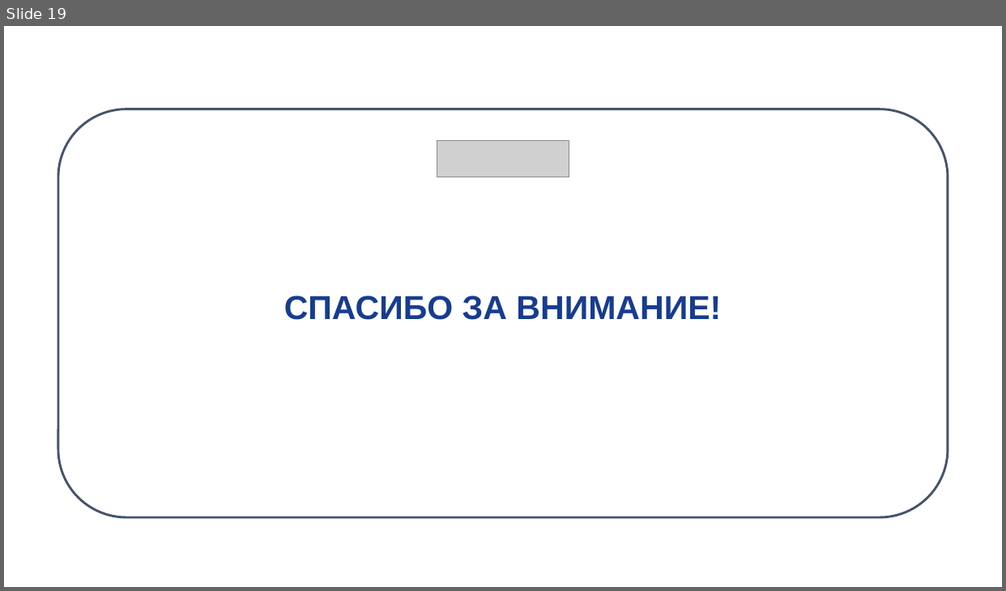
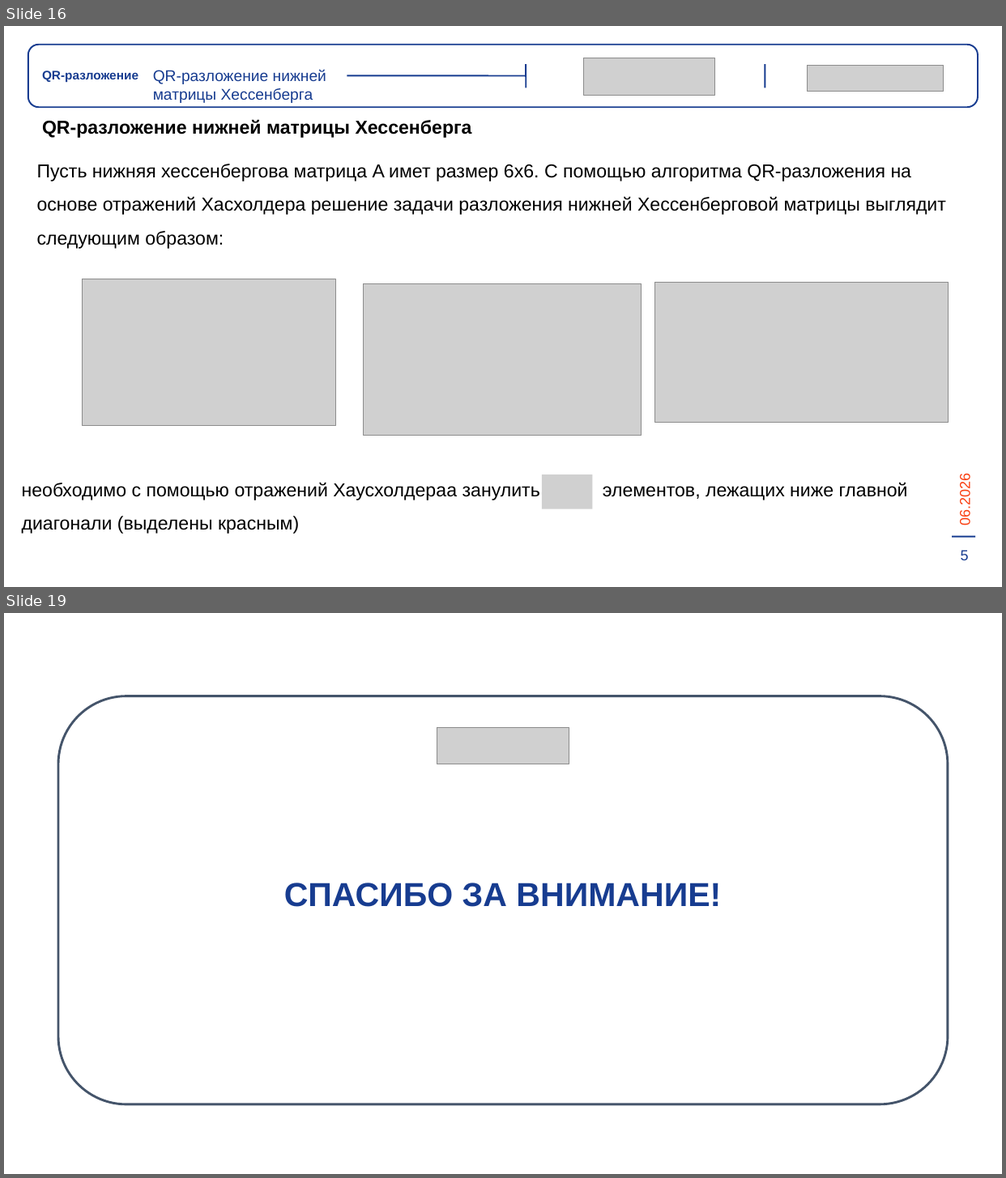
Before and after one commit to wellcome2AD/QR-decomposition, a slide deck: отчётность/диплом.pptx. Shown one above the other, each under a label of ours: slide 19 before the commit, slides 16 and 19 after it; the slides between them are not shown. The pictures are 1006x591 and 1006x1178 pixels, drawn with LibreOffice and Linux fonts; fonts in the diff are those of the drawing; grey boxes stand for pictures. Boxes give left, top, right and bottom in pixels: in the first picture for what was removed or moved away, otherwise in the second. Text is boxed around its words. In the diff, an @@ line names an element or a change of style, - is before the commit and + after.

```diff
--- a/отчётность/диплом.pptx
+++ b/отчётность/диплом.pptx
@@ slide 16 added at bbox=[4, 26, 1002, 587], background #FFFFFF @@
@@ rounded rectangle added at bbox=[28, 45, 978, 108], fill #FFFFFF, outline #173C90 1.5 pt @@
@@ text added at bbox=[42, 71, 138, 82], 12 pt, text #173C90, bold @@
+QR-разложение
@@ text added at bbox=[153, 69, 326, 103], 15 pt, text #173C90 @@
+QR-разложение нижней матрицы Хессенберга
@@ line added from (526, 64) to (526, 88), #173C90 1.5 pt @@
@@ picture added at bbox=[583, 58, 715, 95] @@
@@ line added from (765, 64) to (765, 88), #173C90 1.5 pt @@
@@ picture added at bbox=[808, 65, 944, 91] @@
@@ line added from (347, 75) to (526, 76), #173C90 1.5 pt @@
@@ text added at bbox=[42, 119, 472, 138], 18 pt, text #000000, bold @@
+QR-разложение нижней матрицы Хессенберга
@@ text added at bbox=[37, 164, 946, 249], 18 pt, text #000000 @@
+Пусть нижняя хессенбергова матрица A имет размер 6x6. С помощью алгоритма QR-разложения на основе отражений Хасхолдера решение задачи разложения нижней Хессенберговой матрицы выглядит следующим образом:
@@ picture added at bbox=[82, 280, 335, 426] @@
@@ picture added at bbox=[364, 284, 641, 436] @@
@@ picture added at bbox=[654, 283, 948, 423] @@
@@ text added at bbox=[22, 483, 908, 501], 18 pt, text #000000 @@
+необходимо с помощью отражений Хаусхолдераа занулить элементов, лежащих ниже главной диагонали (выделены красным)
@@ picture added at bbox=[542, 476, 592, 510] @@
@@ text added at bbox=[957, 479, 973, 525], 14 pt, text #FA4012 @@
+06.2026
@@ line added from (952, 536) to (976, 537), #173C90 1.5 pt @@
@@ text added at bbox=[961, 550, 969, 561], 14 pt, text #173C90 @@
+5
```
Also in this commit, not shown: 2 slides changed, 1 other slide added, 2 slides removed, 4 other files.
